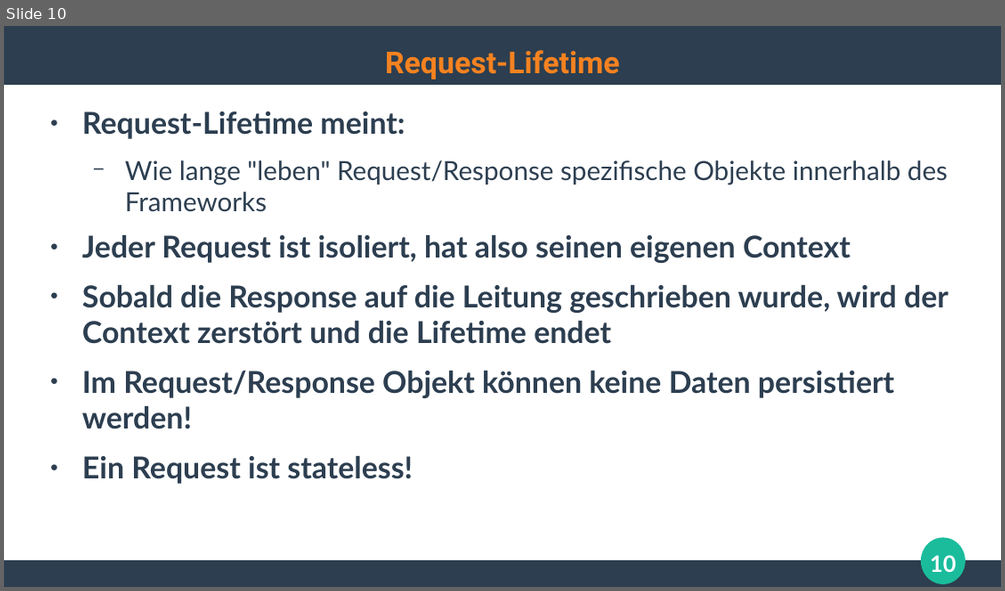
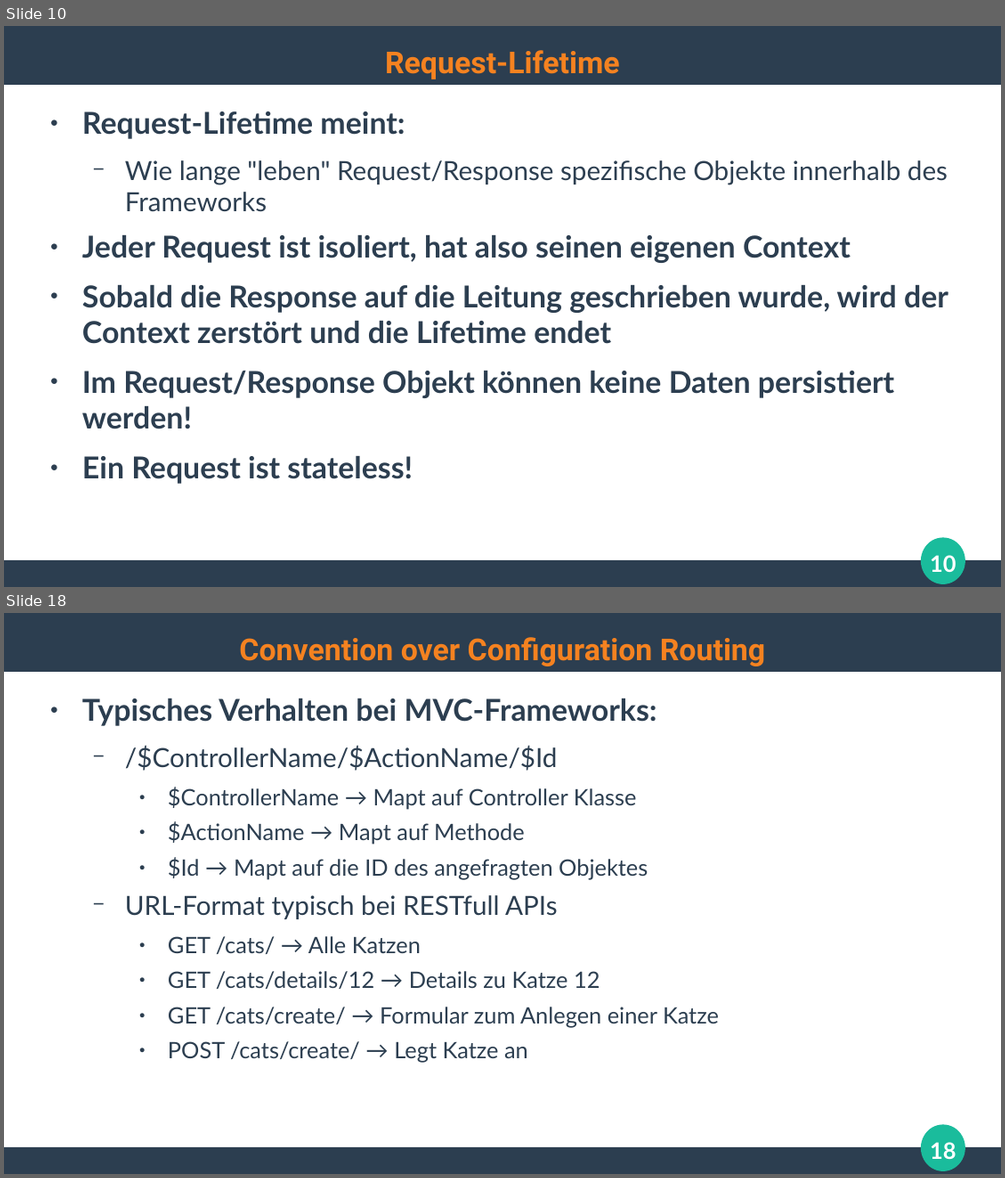
Before and after one commit to ghandmann/HS-AlbSig-WebAnwendungen2, a slide deck: Kapitel/04_WebFrameworks_1x1.odp. Shown one above the other, each under a label of ours: slide 10 before the commit, slides 10 and 18 after it; the slides between them are not shown. The pictures are 1005x591 and 1005x1178 pixels, drawn with LibreOffice and Linux fonts; fonts in the diff are those of the drawing. Boxes give left, top, right and bottom in pixels: in the first picture for what was removed or moved away, otherwise in the second. Text is boxed around its words. In the diff, an @@ line names an element or a change of style, - is before the commit and + after.

```diff
--- a/Kapitel/04_WebFrameworks_1x1.odp
+++ b/Kapitel/04_WebFrameworks_1x1.odp
@@ slide 18 added at bbox=[4, 613, 1001, 1174], background #FFFFFF; not listed: 3 template elements that a slide beside it also shows @@
@@ title added at bbox=[239, 637, 765, 666], 24 pt, text #F58220, bold @@
+Convention over Configuration Routing
@@ text added at bbox=[82, 698, 719, 1062], 18 pt, text #2C3E50 @@
+● Typisches Verhalten bei MVC-Frameworks:
+  − /$ControllerName/$ActionName/$Id
+    ● $ControllerName → Mapt auf Controller Klasse
+    ● $ActionName → Mapt auf Methode
+    ● $Id → Mapt auf die ID des angefragten Objektes
+  − URL-Format typisch bei RESTfull APIs
+    ● GET /cats/ → Alle Katzen
+    ● GET /cats/details/12 → Details zu Katze 12
+    ● GET /cats/create/ → Formular zum Anlegen einer Katze
+    ● POST /cats/create/ → Legt Katze an
@@ page number added at bbox=[930, 1142, 955, 1159], 18 pt, text #FFFFFF, bold @@
+18
```
Also in this commit, not shown: 4 slides changed, 5 other slides added, 1 slide removed, 2 other files.
